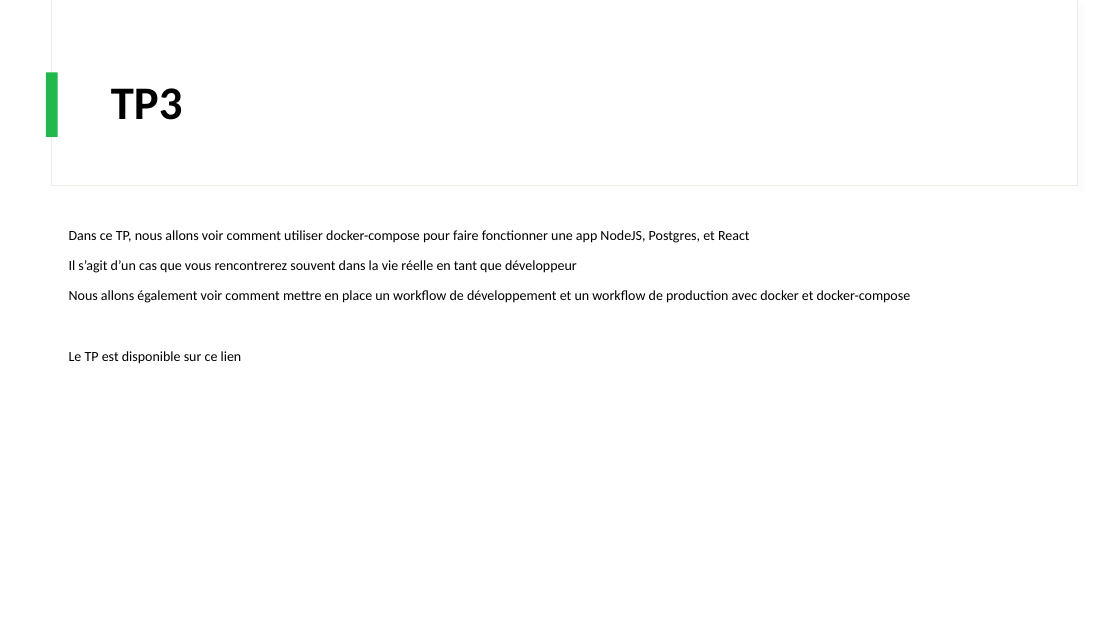
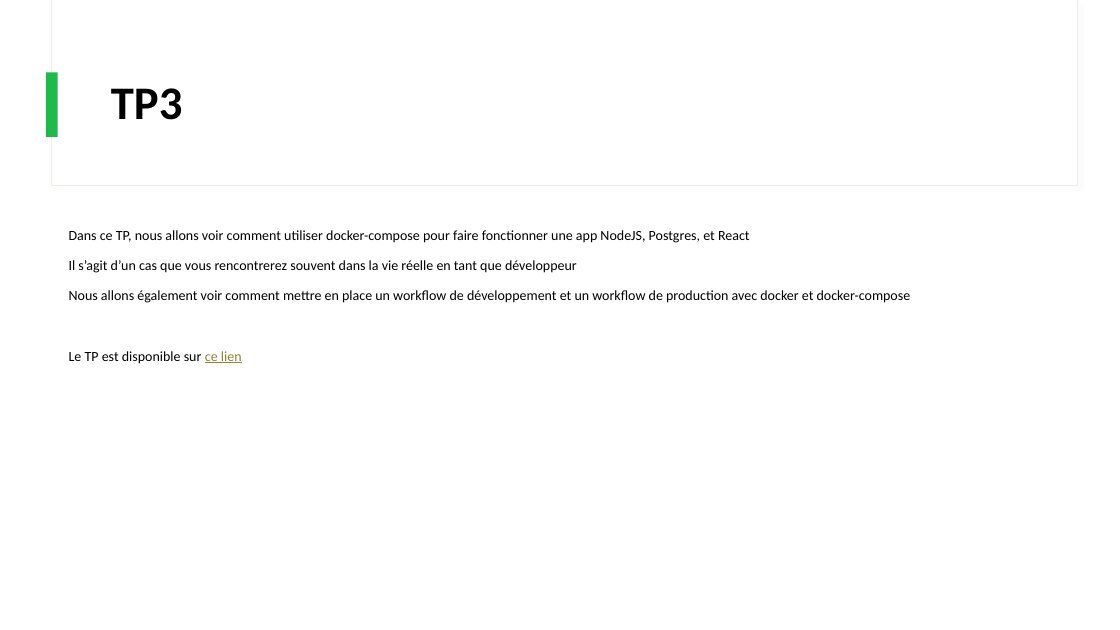
Before and after one commit to IPSSIASIDEV2/Jedy-DockerKubernetes-Formation, a slide deck: slide 28 of Cours/Cours.pptx. Drawn at 1120x630 pixels with LibreOffice and Linux fonts; fonts in the diff are those of the drawing. Boxes give left, top, right and bottom in pixels: in the first picture for what was removed or moved away, otherwise in the second. Text is boxed around its words. In the diff, an @@ line names an element or a change of style, - is before the commit and + after.

```diff
--- a/Cours/Cours.pptx
+++ b/Cours/Cours.pptx
@@ text at <box>69,351,242,364</box>: text colour #000000 to #968032, underline on in "ce lien" @@
```
Also in this commit, not shown: 8 other slides changed, 2 slides removed, 4 other files.
